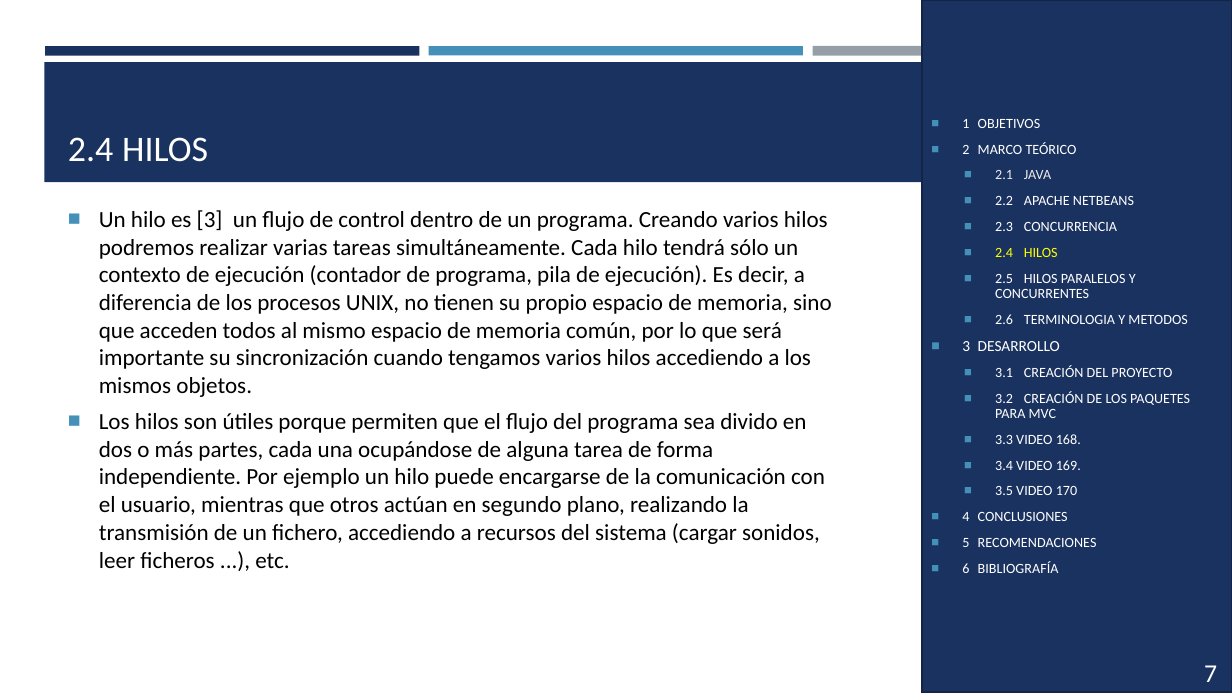
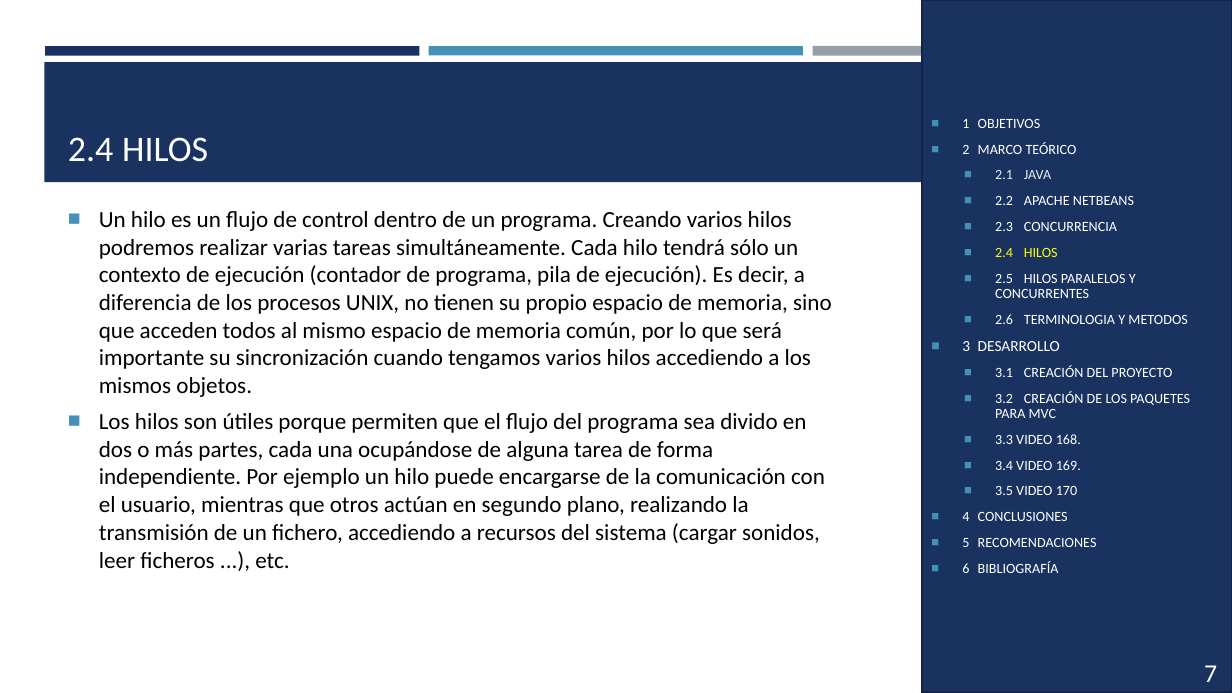
Before and after one commit to andrespallango/Aplicaciones_Distribuidas_Java_DotNET, a slide deck: slide 7 of HilosJava_Grupo2/DOCUMENTACION/HilosJava_168_169_170_Grupo2.pptx. Drawn at 1232x693 pixels with LibreOffice and Linux fonts; fonts in the diff are those of the drawing. Boxes give left, top, right and bottom in pixels: in the first picture for what was removed or moved away, otherwise in the second. Text is boxed around its words. In the diff, an @@ line names an element or a change of style, - is before the commit and + after.

```diff
--- a/HilosJava_Grupo2/DOCUMENTACION/HilosJava_168_169_170_Grupo2.pptx
+++ b/HilosJava_Grupo2/DOCUMENTACION/HilosJava_168_169_170_Grupo2.pptx
@@ text at (x1=99, y1=211, x2=832, y2=397): text changed @@
-■ Un hilo es [3] un flujo de control dentro de un programa. Creando varios hilos podremos realizar varias tareas simultáneamente. Cada hilo tendrá sólo un contexto de ejecución (contador de programa, pila de ejecución). Es decir, a diferencia de los procesos UNIX, no tienen su propio espacio de memoria, sino que acceden todos al mismo espacio de memoria común, por lo que será importante su sincronización cuando tengamos varios hilos accediendo a los mismos objetos.
+■ Un hilo es un flujo de control dentro de un programa. Creando varios hilos podremos realizar varias tareas simultáneamente. Cada hilo tendrá sólo un contexto de ejecución (contador de programa, pila de ejecución). Es decir, a diferencia de los procesos UNIX, no tienen su propio espacio de memoria, sino que acceden todos al mismo espacio de memoria común, por lo que será importante su sincronización cuando tengamos varios hilos accediendo a los mismos objetos.
```
Also in this commit, not shown: 17 other slides changed, 1 other file.
